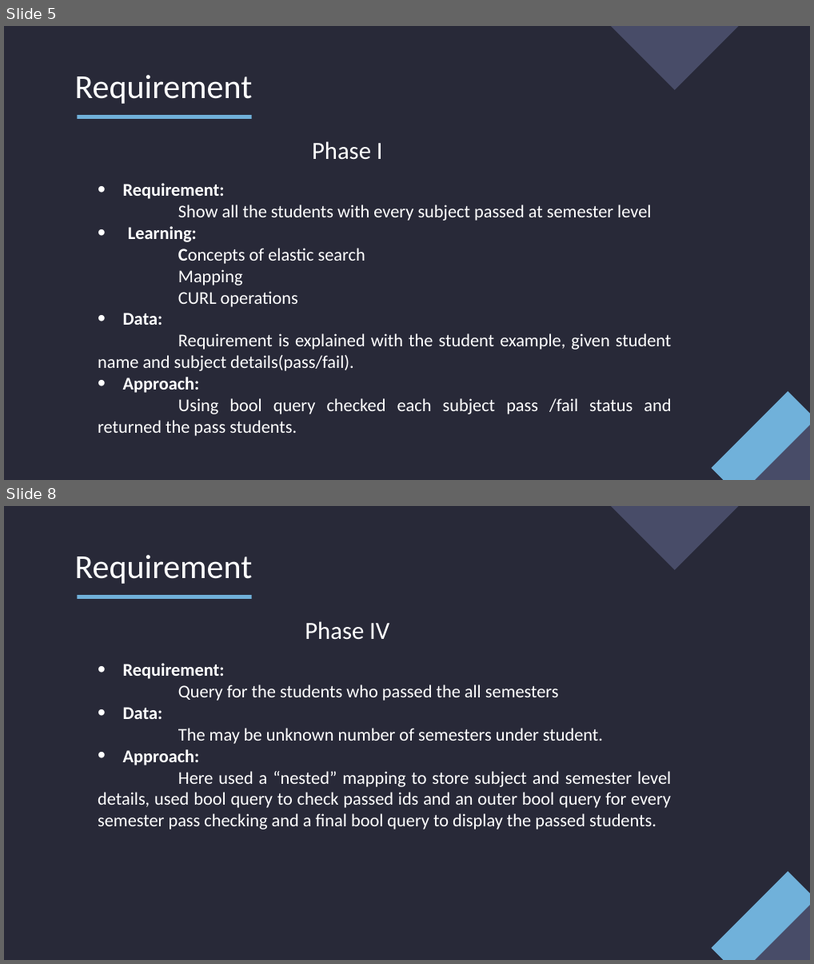
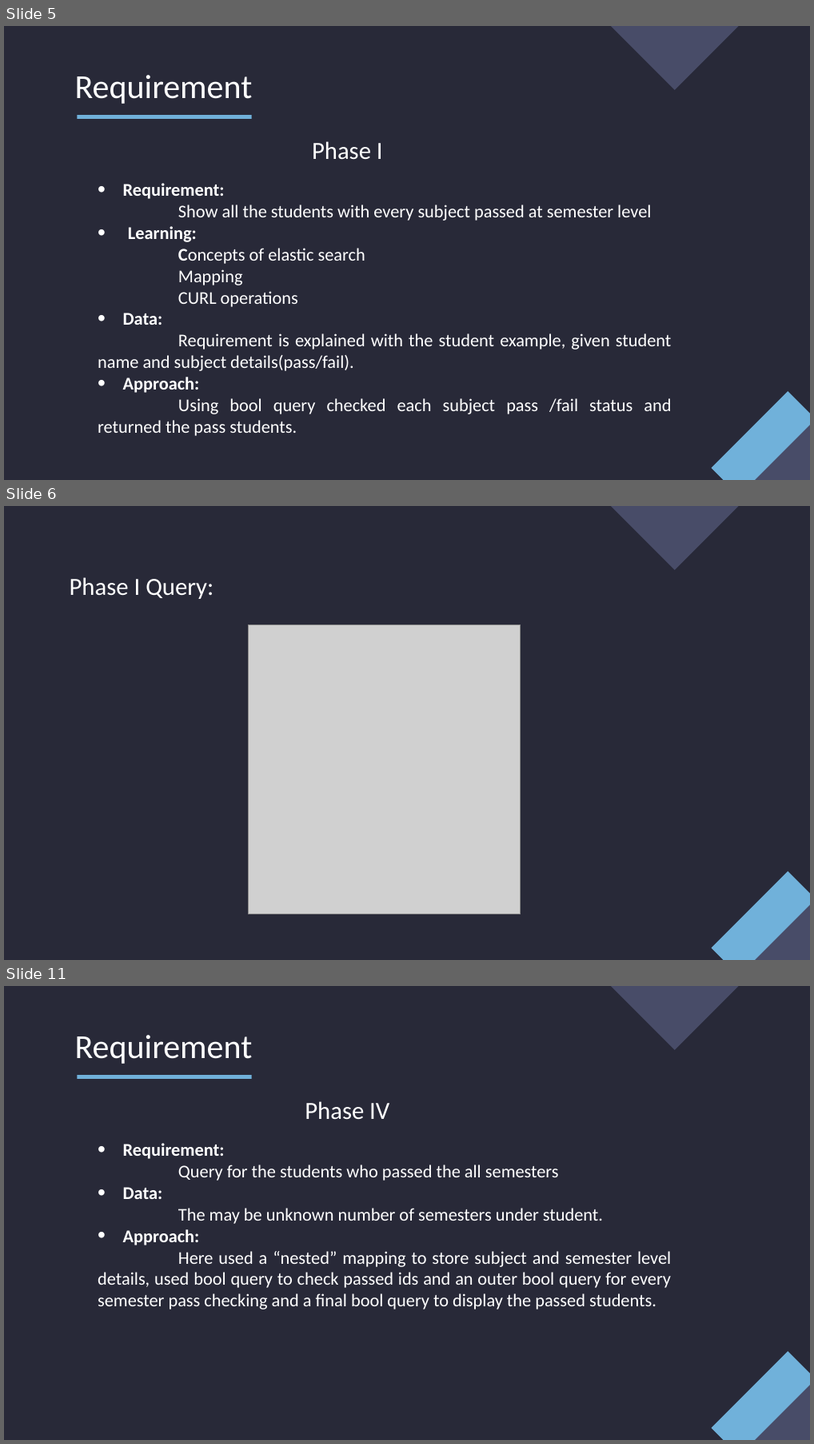
Before and after one commit to mehar-srinivas-chowdari/git-learning, a slide deck: Internship.pptx. Shown one above the other, each under a label of ours: slides 5 and 8 before the commit, slides 5, 6 and 11 after it; the slides between them are not shown. The pictures are 814x964 and 814x1444 pixels, drawn with LibreOffice and Linux fonts; fonts in the diff are those of the drawing; grey boxes stand for pictures. Boxes give left, top, right and bottom in pixels: in the first picture for what was removed or moved away, otherwise in the second. Text is boxed around its words. In the diff, an @@ line names an element or a change of style, - is before the commit and + after.

```diff
--- a/Internship.pptx
+++ b/Internship.pptx
@@ slide 6 added at [4,506,810,960], background #282938; not listed: 3 template elements that a slide beside it also shows @@
@@ subtitle added at [70,577,214,599], 22 pt, text #FFFFFF @@
+Phase I Query:
@@ picture added at [248,624,520,913] @@
@@ what was slide 8 is now slide 11 @@
```
Also in this commit, not shown: 7 slides changed, 4 other slides added.
